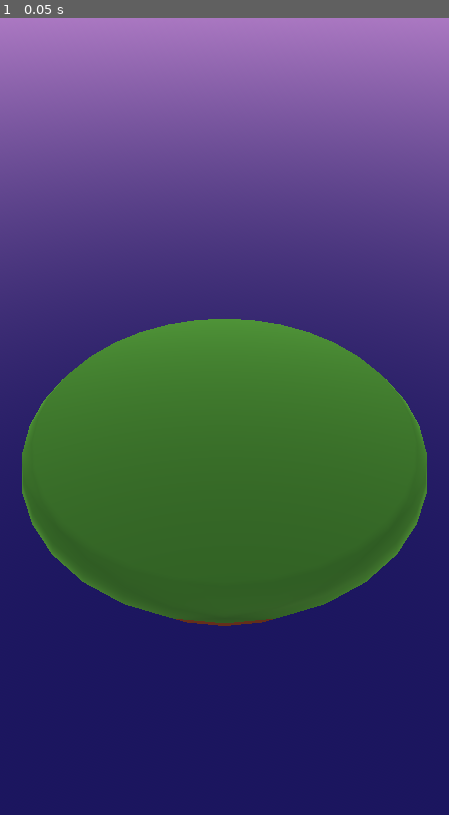
Above: before the commit, frame 1.
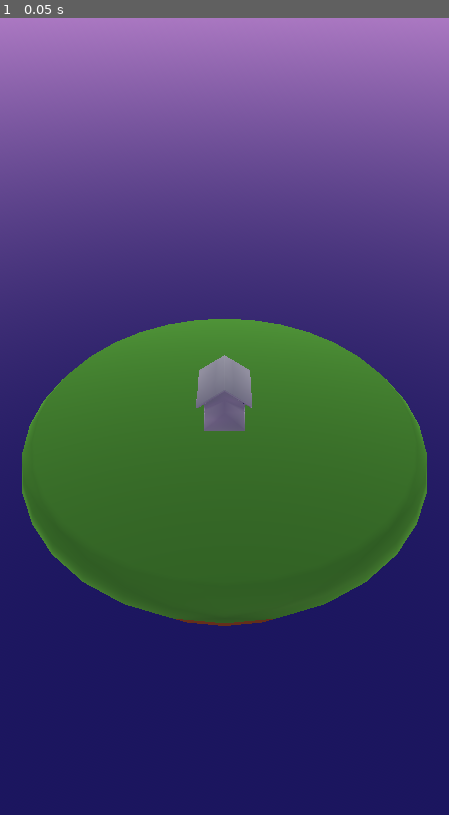
Above: after the commit, the same moment.

Repository: LettucePie/rpg-life
Game: Godot game, scene res://Scenes/PLAY/island_play.tscn
Same seed, same stepped clock (60 frames per second), same inputs: the game is played once before the commit and once after it.
Inputs:
- Up to frame 1 (0.05 s): no input

The runs differ from the first frame. In frame 1, 0.9% of the frame differs, in the area x 43-57%, y 42-52%.

Commit message:
Station interact setup

Diff:
--- /dev/null
+++ b/Classes/Station.gd
@@ -0,0 +1,36 @@
+extends StaticBody3D
+class_name Station
+
+var default_station_shape : PackedScene = preload(
+	"res://Scenes/Userspace/Stations/default_station_shape.tscn"
+	)
+
+
+@export var station_name : String
+
+
+func _ready():
+	if !_check_shape():
+		print("**ERROR**")
+		print("Station Missing Shape: ", station_name, " | ", self.name)
+		add_child(default_station_shape.instantiate())
+	_connect_signals()
+
+
+func _check_shape() -> bool:
+	var result := false
+	for child in get_children():
+		if child is CollisionPolygon3D or child is CollisionShape3D:
+			result = true
+	return result
+
+
+func _connect_signals():
+	if !is_connected("input_event", _on_input_event):
+		input_event.connect(_on_input_event)
+
+
+func _on_input_event(camera, event, position, normal, shape_idx):
+	if event is InputEventMouseButton:
+		if event.pressed and event.button_index <= 1:
+			print("Station Pressed: ", station_name)
--- a/Scenes/GUI/island_menu.tscn
+++ b/Scenes/GUI/island_menu.tscn
@@ -7,3 +7,4 @@
 anchor_bottom = 1.0
 grow_horizontal = 2
 grow_vertical = 2
+mouse_filter = 2
--- /dev/null
+++ b/Scenes/Userspace/Stations/default_station_shape.tscn
@@ -0,0 +1,8 @@
+[gd_scene load_steps=2 format=3 uid="uid://b7s8khb5jf8pn"]
+
+[sub_resource type="BoxShape3D" id="BoxShape3D_b7yca"]
+size = Vector3(2.5, 2, 2.5)
+
+[node name="Default_Station_Shape" type="CollisionShape3D"]
+transform = Transform3D(1, 0, 0, 0, 1, 0, 0, 0, 1, -0.0152588, 1.13144, -0.027832)
+shape = SubResource("BoxShape3D_b7yca")
--- /dev/null
+++ b/Scenes/Userspace/Stations/house_station_01.tscn
@@ -0,0 +1,15 @@
+[gd_scene load_steps=4 format=3 uid="uid://dqlqwfeehuxvf"]
+
+[ext_resource type="Script" path="res://Classes/Station.gd" id="1_nyusu"]
+[ext_resource type="PackedScene" uid="uid://nry3y2enomo7" path="res://Assets/3D/Models/house_01.glb" id="2_b7gdx"]
+[ext_resource type="PackedScene" uid="uid://b7s8khb5jf8pn" path="res://Scenes/Userspace/Stations/default_station_shape.tscn" id="3_w10vq"]
+
+[node name="House_01" type="StaticBody3D"]
+script = ExtResource("1_nyusu")
+station_name = "House 01"
+
+[node name="house_01" parent="." instance=ExtResource("2_b7gdx")]
+
+[node name="Default_Station_Shape" parent="." instance=ExtResource("3_w10vq")]
+
+[connection signal="input_event" from="." to="." method="_on_input_event"]
--- a/Scenes/Userspace/island_space.tscn
+++ b/Scenes/Userspace/island_space.tscn
@@ -1,7 +1,8 @@
-[gd_scene load_steps=4 format=3 uid="uid://pbcncmyk6ao2"]
+[gd_scene load_steps=5 format=3 uid="uid://pbcncmyk6ao2"]
 
 [ext_resource type="PackedScene" uid="uid://nxnuxj8k2vqt" path="res://Assets/3D/Models/island.glb" id="1_5q8sx"]
 [ext_resource type="Environment" uid="uid://dh4n3y1ayb2mf" path="res://Assets/3D/Materials/Environment/Island_Env.tres" id="1_wi46e"]
+[ext_resource type="PackedScene" uid="uid://dqlqwfeehuxvf" path="res://Scenes/Userspace/Stations/house_station_01.tscn" id="3_j84yx"]
 
 [sub_resource type="CylinderShape3D" id="CylinderShape3D_g35o5"]
 height = 0.458647
@@ -49,3 +50,7 @@
 
 [node name="CollisionShape3D" type="CollisionShape3D" parent="island_area"]
 shape = SubResource("CylinderShape3D_g35o5")
+
+[node name="Stations" type="Node3D" parent="."]
+
+[node name="House_01" parent="Stations" instance=ExtResource("3_j84yx")]
Not shown, added: Assets/3D/Materials/Objects/Textures/House_Base_Tex.png.import
Not shown, added: Assets/3D/Materials/Objects/Textures/House_Roof_Tex.png.import
Binary file added: Assets/3D/Materials/Objects/Textures/Tower_Base_Tex.png
Not shown, added: Assets/3D/Materials/Objects/Textures/Tower_Base_Tex.png.import
Binary file added: Assets/3D/Materials/Objects/Textures/Tower_Roof_Tex.png
Not shown, added: Assets/3D/Materials/Objects/Textures/Tower_Roof_Tex.png.import
Not shown, added: Assets/3D/Models/house_01.blend.import
Not shown, added: Assets/3D/Models/house_01.glb.import
Not shown, added: Assets/3D/Models/house_02.blend.import
Binary file added: Assets/3D/Models/house_02.glb
Not shown, added: Assets/3D/Models/house_02.glb.import
Binary file added: Assets/3D/Models/textures/House_Base_Tex.png
(and 14 more such lines)
